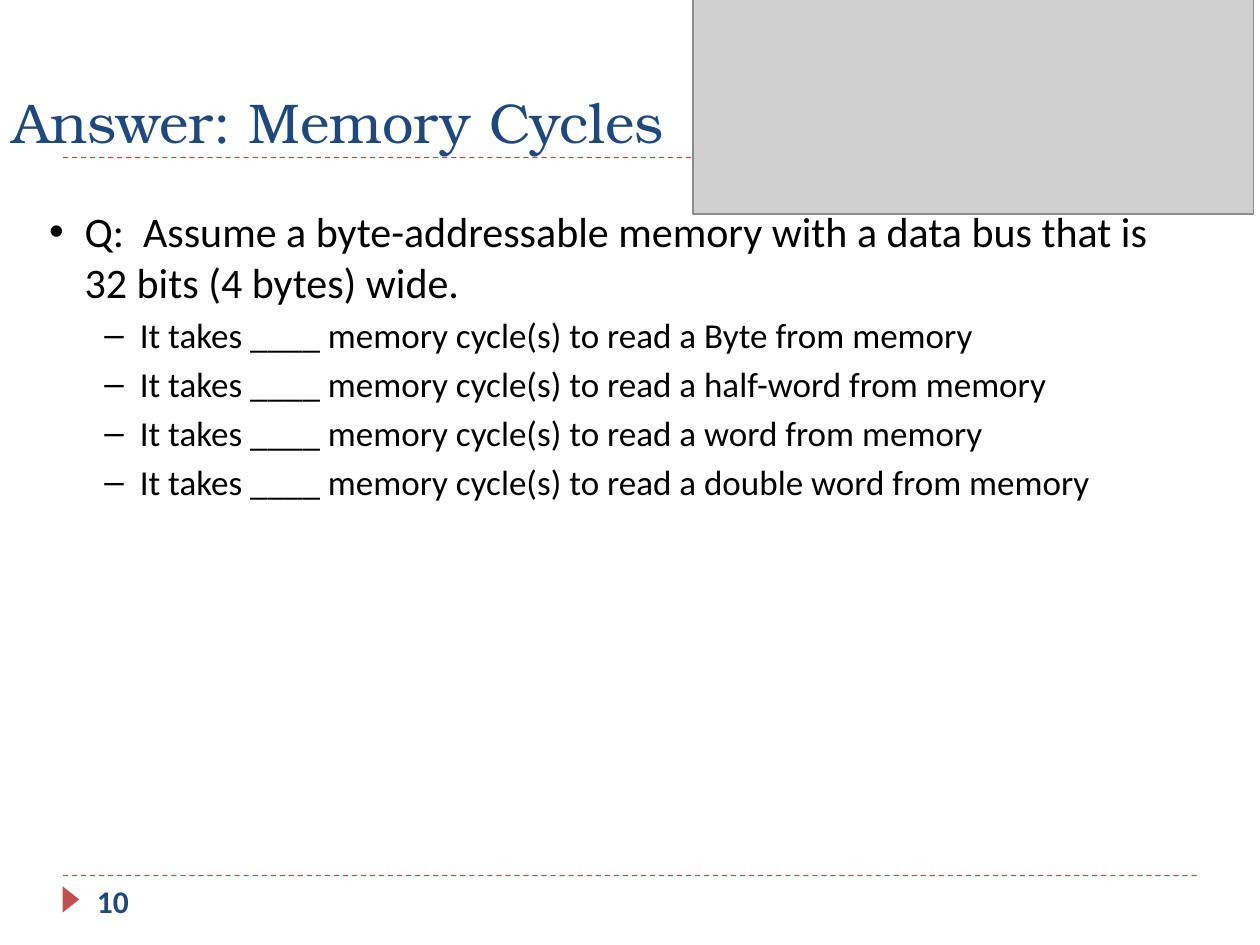
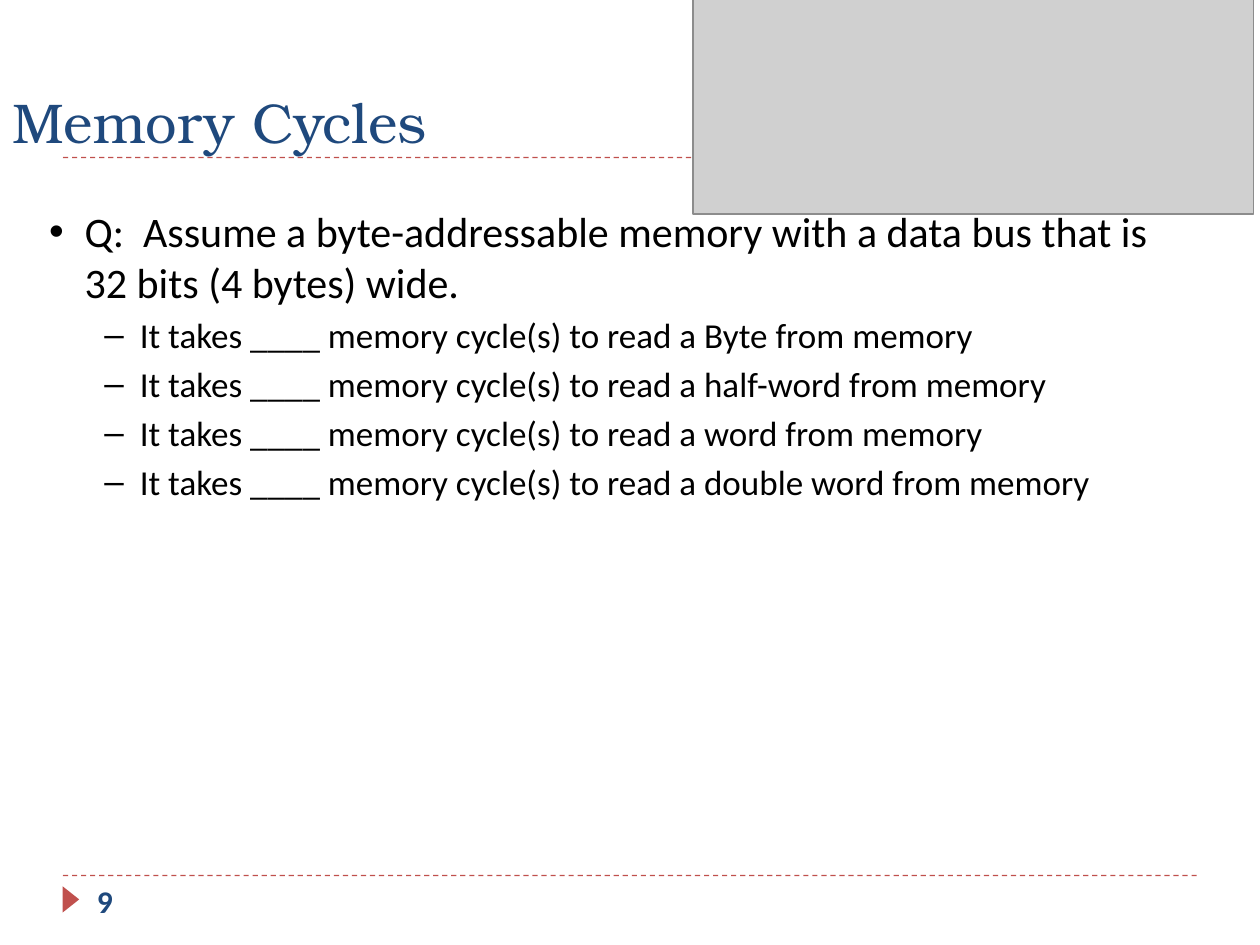
Before and after one commit to guhofstra/CSC111Fa25, a slide deck: slide 9 of PPTs/Ch5_ARM_Load_Store_Exercises.pptx (slide 10 before the commit). Drawn at 1260x945 pixels with LibreOffice and Linux fonts; fonts in the diff are those of the drawing; grey boxes stand for pictures. Boxes give left, top, right and bottom in pixels: in the first picture for what was removed or moved away, otherwise in the second. Text is boxed around its words. In the diff, an @@ line names an element or a change of style, - is before the commit and + after.

```diff
--- a/PPTs/Ch5_ARM_Load_Store_Exercises.pptx
+++ b/PPTs/Ch5_ARM_Load_Store_Exercises.pptx
@@ title at (x1=12, y1=103, x2=427, y2=156): text changed @@
-Answer: Memory Cycles
+Memory Cycles
@@ page number at (x1=97, y1=892, x2=113, y2=913): text changed @@
-10
+9
```
Also in this commit, not shown: 11 other slides changed, 1 slide removed, 3 other files.
